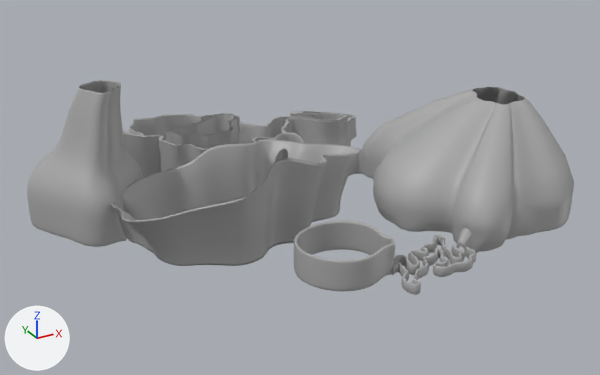
Two versions of the FBX model Assets/Models/moraveilLevelWalls.fbx, one commit apart.
Before and after are seen from a 50 mm lens placed at (-0.9, -1.64, 0.862), pointed at (-0.021, -0.043, 0.064). Arrows for +X, +Y and +Z are at lower left; the lights stay in place. Where no turn or scale is listed for an object, it has been applied to the vertices.

In view in the first picture: 'prefab1', 'prefab2Middle', 'prefab2section1', 'prefab2section2', 'prefab3', 'prefab4', 'prefab6', 'prefab7', 'prefab8'.
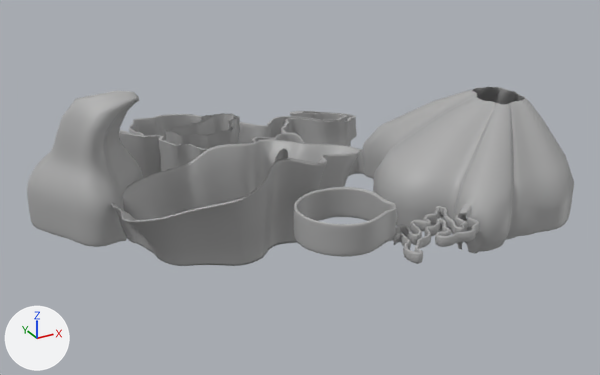
Commit message: edited map walls

Diff of the bpy script that builds the scene:
```diff
--- a/Assets/Models/moraveilLevelWalls.fbx.py
+++ b/Assets/Models/moraveilLevelWalls.fbx.py
@@ me_mesh_004 @@
 # used by ob_prefab3; location = (-0.475, 0.147, 0.003)
-me_mesh_004.from_pydata(...)  # 3648 vertices, 3648 faces; spans x -0.133..0.134, y -0.149..0.149, z -0.008..0.331
+me_mesh_004.from_pydata(...)  # 3648 vertices, 3648 faces; spans x -0.133..0.134, y -0.149..0.149, z -0.008..0.324
+# me_mesh_004 part 2: 1310 of 3648 vertices moved; they spanned x -0.075..0.096, y -0.1..0.082, z 0.161..0.331 and now span x -0.076..0.114, y -0.103..0.082, z 0.16..0.324; mean shift (0.023, -0.024, -0.001); largest move (0.002, -0.009, 0.331) -> (0.109, -0.078, 0.311)
 me_mesh_004.materials.append(mat_standardsurface1)
@@ me_mesh_008 @@
 # used by ob_prefab6; location = (0.359, -0.162, 0.13)
-me_mesh_008.from_pydata(...)  # 3164 vertices, 3164 faces; spans x -0.239..0.239, y -0.277..0.277, z -0.132..0.132
+me_mesh_008.from_pydata(...)  # 3548 vertices, 3534 faces; spans x -0.239..0.239, y -0.277..0.277, z -0.132..0.132
+# me_mesh_008 part 1: 141 vertices moved from x -0.231..0.228, y -0.269..0.269, z -0.132..-0.04 to x -0.231..0.228, y -0.269..0.269, z -0.128..-0.044; 10 vertices removed from x -0.171..-0.159, y -0.251..-0.223, z -0.048..-0.045; 394 vertices added at x -0.222..0.226, y -0.264..0.262, z -0.079..0.005
 me_mesh_008.materials.append(mat_standardsurface1)
@@ ob_prefab8 @@
 ob_prefab8 = bpy.data.objects.new('prefab8', me_mesh_010)
-ob_prefab8.location = (-0.085, -0.336, 0.036)
+ob_prefab8.location = (-0.085, -0.336, 0.115)
@@ ob_prefab7 @@
 ob_prefab7 = bpy.data.objects.new('prefab7', me_mesh_009)
-ob_prefab7.location = (0.087, -0.417, 0.013)
+ob_prefab7.location = (0.087, -0.417, 0.083)
```

Boxes [x1, y1, x2, y2] around the edits, measured in the pictures (600 x 375 px; the box of a moved part takes in the faces that stretch with it):
'prefab3', reshaped: before [27, 80, 143, 247]; after [27, 90, 143, 247]
'prefab8', moved: before [294, 220, 395, 292]; after [294, 187, 397, 257]
'prefab7', moved: before [392, 235, 476, 295]; after [393, 206, 479, 264]
part 1 of me_mesh_008, built on: before [456, 190, 480, 251]; after [364, 128, 574, 253]
part 2 of me_mesh_004, moved or reshaped: before [45, 80, 129, 177]; after [45, 90, 139, 177]
